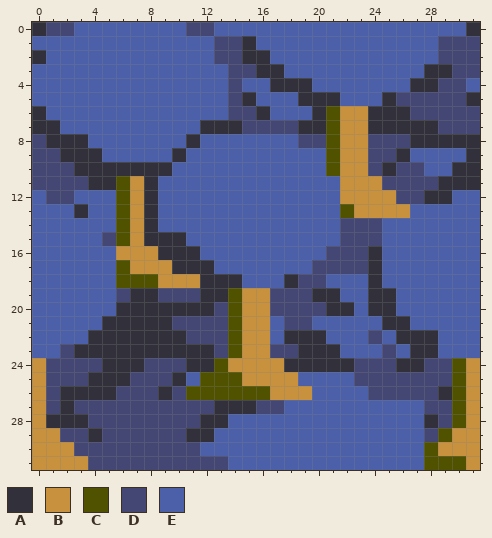
Edited in one commit: pixel-art sprite (assets/images/forest.png). Above, as it was before the edit.
The file is 32x32 pixels.
Palette (. is transparent): A #32313b  B #c8913e  C #515200  D #444774  E #4c60aa
Pixels before, first column x 0:
 0 ADDEEEEEEEEDDEEEEEEEEEEEEEEEEEEA
 1 EEEEEEEEEEEEEDDAEEEEEEEEEEEEEDDD
 2 AEEEEEEEEEEEEDDAAEEEEEEEEEEEEDDD
 3 EEEEEEEEEEEEEEDDAAEEEEEEEEEEAADD
 4 EEEEEEEEEEEEEEDEEAAAEEEEEEEAADDE
 5 EEEEEEEEEEEEEEDAEEEAAAEEEADDDDDA
 6 AEEEEEEEEEEEEEDDAEEEACBBAAADDDDD
 7 AAEEEEEEEEEEAAADDDDAACBBAAAAADDD
 8 DAAAEEEEEEEAEEEEEEEDDCBBDDDAAAAA
 9 DDAAAEEEEEAEEEEEEEEEECBBDDAEEEEA
10 DDDAAAAAAAEEEEEEEEEEECBBDADDEEAA
11 DDDDAACBAEEEEEEEEEEEEEBBBDDDDAAA
12 EDDEEECBAEEEEEEEEEEEEEBBBBDDAAEE
13 EEEAEECBAEEEEEEEEEEEEECBBBBEEEEE
14 EEEEEECBAEEEEEEEEEEEEEDDDEEEEEEE
15 EEEEEDCBAAAEEEEEEEEEEEDDDEEEEEEE
16 EEEEEEBBBAAAEEEEEEEEEDDDAEEEEEEE
17 EEEEEECBBBAAAEEEEEEEDDDDAEEEEEEE
18 EEEEEECCCBBBAAAEEEADDEEEAEEEEEEE
19 EEEEEEDAADDDAACBBDDDAAEEAAEEEEEE
20 EEEEEEAAAAAAADCBBDDDDAAEAAEEEEEE
21 EEEEEAAAAADDDDCBBEDDEEEEEAAEEEEE
22 EEEEAAAAAAADDDCBBEAAAEEEDEAAAEEE
23 EEDAAAAAAAAAADCBBDDAAAEEEDEAAEEE
24 BDDDDAAADDDAACBBBBAAAAADDDAADDCB
25 BDDDAAADDDAECCCBBBBEEEEDDDDDDDCB
26 BDAAAADDDADCCCCCCBBBEEEEDDDDDACB
27 BDADDDDDDDDDDAAADDEEEEEEEEEEDDCB
28 BAAADDDDDDDDAAEEEEEEEEEEEEEEADCB
29 BBDDADDDDDDAAEEEEEEEEEEEEEEEDCBB
30 BBBDDDDDDDDDEEEEEEEEEEEEEEEECBBB
31 BBBBDDDDDDDDDDEEEEEEEEEEEEEECCCB
After the commit:
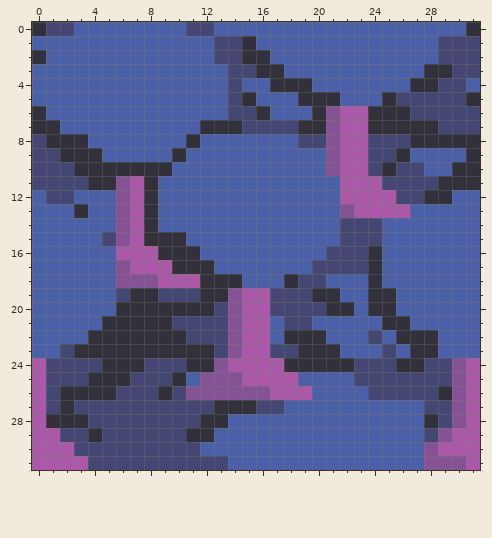
What changed:
colour B: #c8913e -> #ab58a8
colour C: #515200 -> #855395
Pixel boxes of the changes (left, top, right, bottom) in both pictures:
changed: (326, 106, 410, 218)
changed: (116, 176, 312, 400)
changed: (32, 358, 88, 470)
changed: (424, 358, 480, 470)
